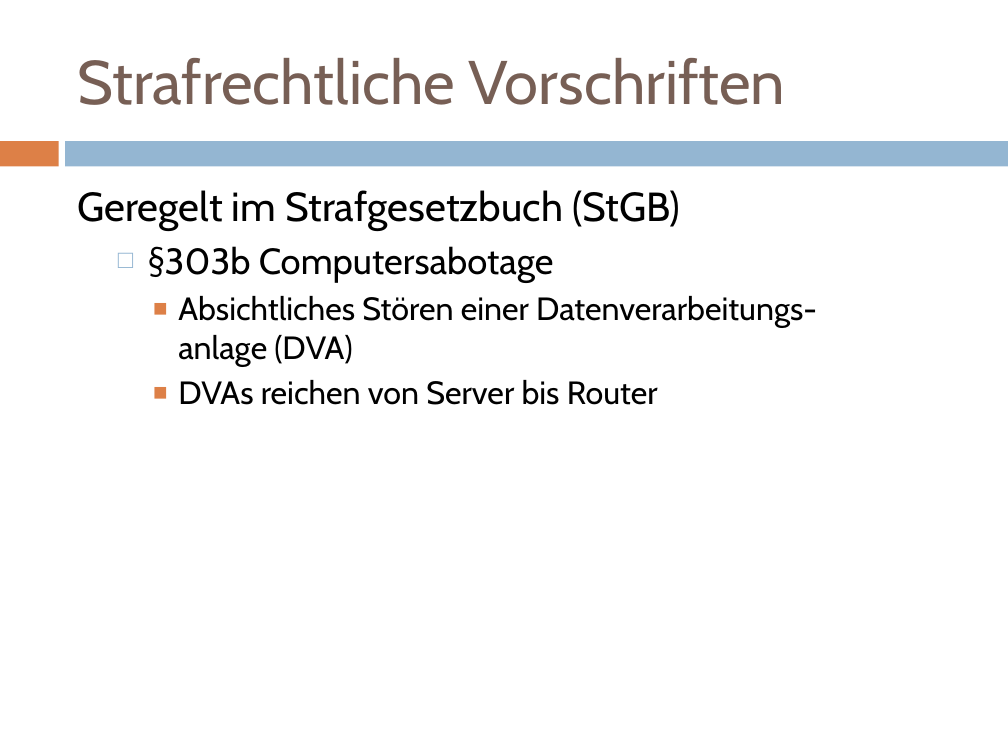
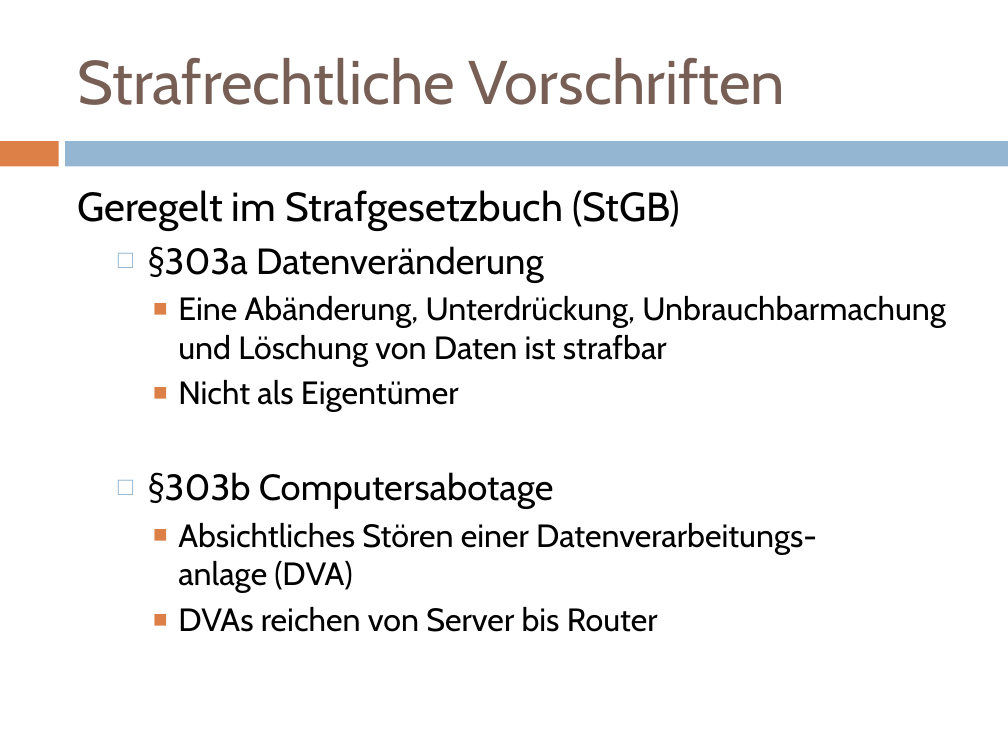
Before and after one commit to doctordebug/Hackerpraktikum, a slide deck: slide 15 of Präsentationen/PT1.pptx (slide 18 before the commit). Drawn at 1008x756 pixels with LibreOffice and Linux fonts; fonts in the diff are those of the drawing. Boxes give left, top, right and bottom in pixels: in the first picture for what was removed or moved away, otherwise in the second. Text is boxed around its words. In the diff, an @@ line names an element or a change of style, - is before the commit and + after.

```diff
--- a/Präsentationen/PT1.pptx
+++ b/Präsentationen/PT1.pptx
@@ text at <box>148,246,946,412</box>: paragraphs added @@
+  □ §303a Datenveränderung
+    ■ Eine Abänderung, Unterdrückung, Unbrauchbarmachung und Löschung von Daten ist strafbar
+    ■ Nicht als Eigentümer
```
Also in this commit, not shown: 4 other slides changed, 4 slides removed, 3 other files.
